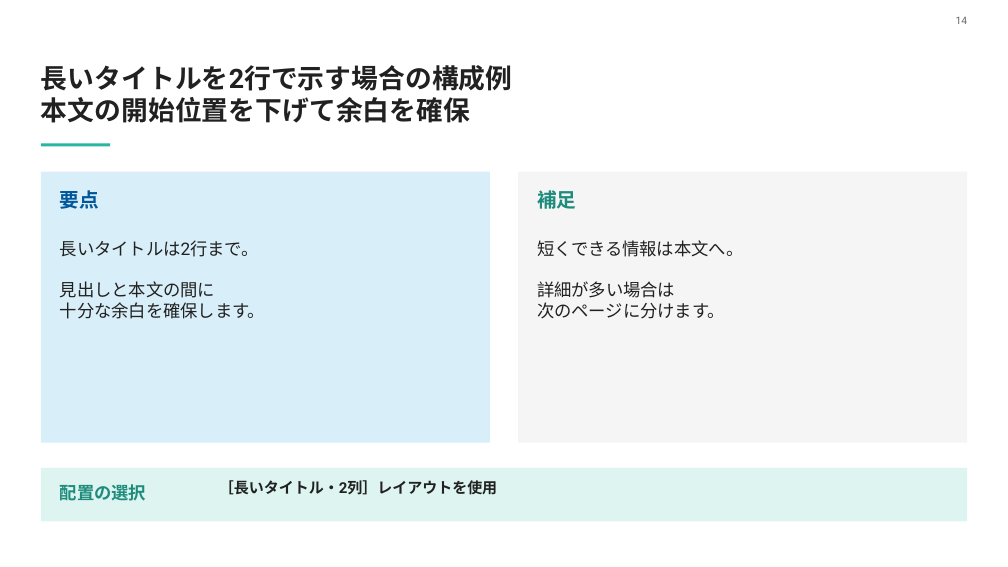
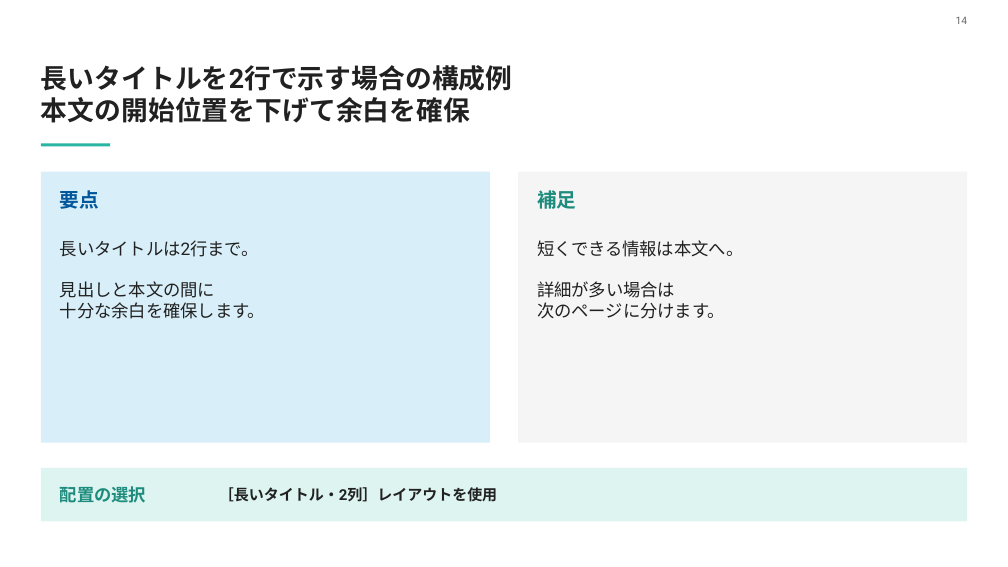
Before and after one commit to kutzoa-kk/dotfiles, a slide deck: slide 14 of dotdir/.claude/skills/mclab-slide-design/assets/reference.pptx. Drawn at 1008x567 pixels with LibreOffice and Linux fonts; fonts in the diff are those of the drawing. Boxes give left, top, right and bottom in pixels: in the first picture for what was removed or moved away, otherwise in the second. Text is boxed around its words. In the diff, an @@ line names an element or a change of style, - is before the commit and + after.

```diff
--- a/dotdir/.claude/skills/mclab-slide-design/assets/reference.pptx
+++ b/dotdir/.claude/skills/mclab-slide-design/assets/reference.pptx
@@ text "配置の選択": place and size @@
-text "配置の選択" at (60,484,146,501)
+text "配置の選択" at (41,468,967,522)
@@ text "配置の選択" at (41,468,967,522): vertical alignment top to middle; fill none to #DDF4F0 @@
@@ rectangle removed at (41,468,967,522) @@
@@ text "［長いタイトル・2列］レイアウトを使用": place and size @@
-text "［長いタイトル・2列］レイアウトを使用" at (219,480,497,495)
+text "［長いタイトル・2列］レイアウトを使用" at (219,487,497,502)
@@ text "［長いタイトル・2列］レイアウトを使用" at (219,487,497,502): vertical alignment top to middle @@
```
Also in this commit, not shown: 13 other slides changed, 6 other files.
